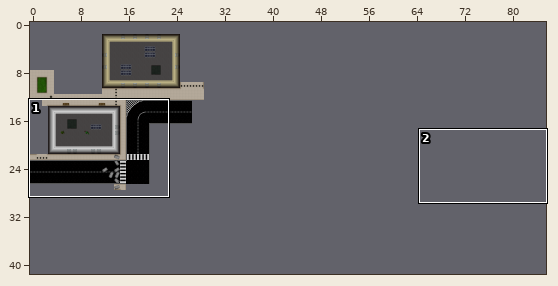
An edit to a level. Tiled map, Assets/maps/level1.tmx. The picture above shows the old version from afar; the outline marks the close-up.
Close-up. The starting point:
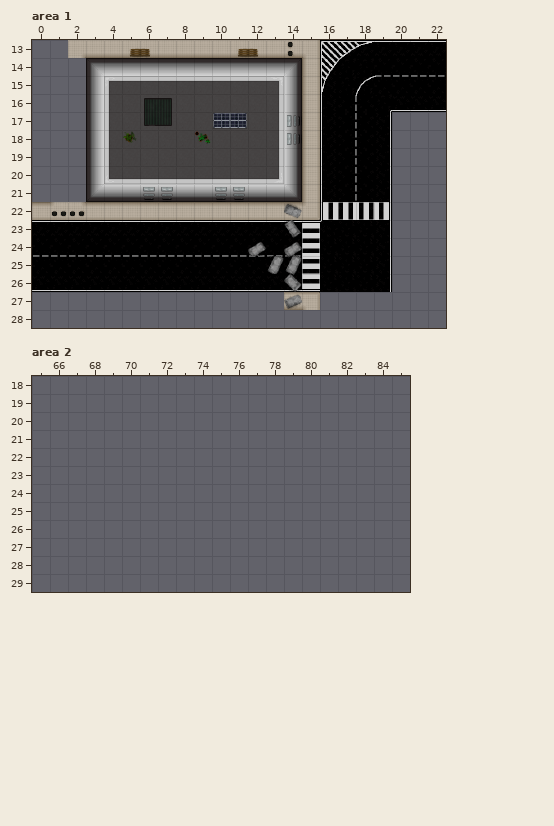
Cells are 32x32 px. Shown: area 1 x 0..22, y 13..28; area 2 x 65..85, y 18..29. The commit also changed other parts of the map, which this record leaves out. The old version is drawn lined up with the new one.
The result:
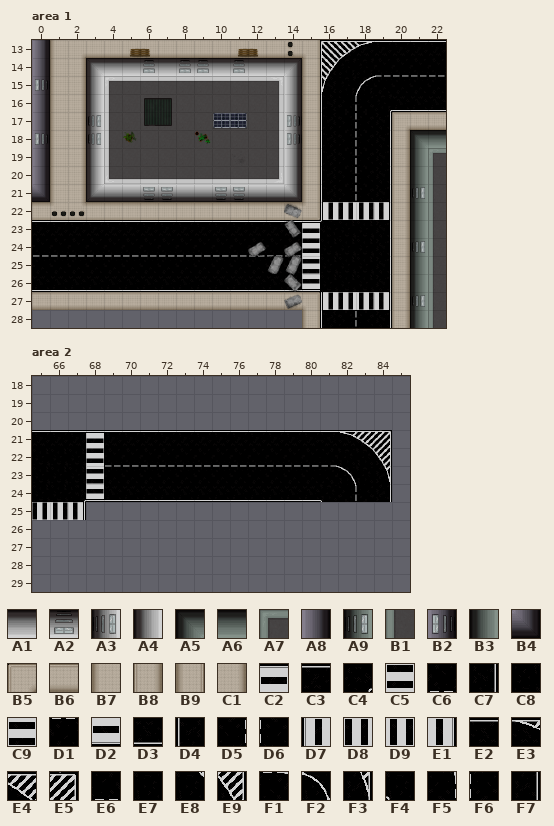
Key: from "buildings": A1 1, A2 2, A3 30, A4 45, A5 75, A6 76, A7 91, A8 99, A9 105, B1 106, B2 114, B3 120, B4 144; from "roads": B5 0, B6 1, B7 8, B8 10, B9 12, C1 15, C2 23, C3 24, C4 30, C5 33, C6 34, C7 40, C8 41, C9 43, D1 44, D2 53, D3 54, D4 60, D5 61, D6 62, D7 70, D8 71, D9 72, E1 73, E2 104, E3 105, E4 106, E5 107, E6 114, E7 115, E8 116, E9 117, F1 124, F2 125, F3 127, F4 134, F5 135, F6 136, F7 137.
__ is an empty cell.
Diff:
map size 75x50 -> 150x50 cells
Layer "Tile Layer 1", area 1:
The edit adds tile B5 in row 17 at x 20.
The edit adds tile B6 in row 17 at x 21 to 22; in row 27 at x 0 to 13.
The edit adds tile B7 in rows 13 to 21 at x 1.
The edit adds tile B8 in rows 18 to 28 at x 20.
The edit adds tile B9 in row 28 at x 15.
The edit adds tile C1 in rows 14 to 21 at x 2.
The edit adds tile C7 in row 28 at x 19.
The edit adds tile D4 in row 28 at x 16.
The edit adds tile D5 in row 28 at x 17.
The edit adds tile D6 in row 28 at x 18.
The edit adds tile D7 in row 27 at x 16.
The edit adds tile D8 in row 27 at x 17.
The edit adds tile D9 in row 27 at x 18.
The edit adds tile E1 in row 27 at x 19.
The author cleared tile A1 in row 14 at x 6, 8 to 9 and 11.
The author cleared tile A4 in rows 17 to 18 at x 3.
Layer "Collisions", area 1:
The edit adds tile A2 in row 14 at x 6, 8 to 9 and 11.
The edit adds tile A3 in rows 17 to 18 at x 3.
The edit adds tile A5 in row 18 at x 21.
The edit adds tile A6 in row 18 at x 22.
The edit adds tile A7 in row 19 at x 22.
The edit adds tile A8 in rows 13 to 14 at x 0; in rows 16 to 17 at x 0; in rows 19 to 20 at x 0.
The edit adds tile A9 in row 21 at x 21; in row 24 at x 21; in row 27 at x 21.
The edit adds tile B1 in rows 20 to 28 at x 22.
The edit adds tile B2 in row 15 at x 0; in row 18 at x 0.
The edit adds tile B3 in rows 19 to 20 at x 21; in rows 22 to 23 at x 21; in rows 25 to 26 at x 21; in row 28 at x 21.
The edit adds tile B4 in row 21 at x 0.
Layer "Tile Layer 1", area 2:
The edit adds tile C2 in row 21 at x 68.
The edit adds tile C3 in row 21 at x 65 to 67 and 69 to 80.
The edit adds tile C4 in row 24 at x 67.
The edit adds tile C5 in row 22 at x 68.
The edit adds tile C6 in row 22 at x 69 to 80.
The edit adds tile C8 in rows 22 to 23 at x 65 to 67; in row 24 at x 65 to 66.
The edit adds tile C9 in row 23 at x 68.
The edit adds tile D1 in row 23 at x 69 to 80.
The edit adds tile D2 in row 24 at x 68.
The edit adds tile D3 in row 24 at x 69 to 80.
The edit adds tile D8 in row 25 at x 65.
The edit adds tile D9 in row 25 at x 66.
The edit adds tile E1 in row 25 at x 67.
The edit adds tile E2 in row 21 at x 81.
The edit adds tile E3 in row 21 at x 82.
The edit adds tile E4 in row 21 at x 83.
The edit adds tile E5 in row 21 at x 84.
The edit adds tile E6 in row 22 at x 81.
The edit adds tile E7 in row 22 at x 82; in row 23 at x 83.
The edit adds tile E8 in row 22 at x 83.
The edit adds tile E9 in row 22 at x 84.
The edit adds tile F1 in row 23 at x 81.
The edit adds tile F2 in row 23 at x 82.
The edit adds tile F3 in row 23 at x 84.
The edit adds tile F4 in row 24 at x 81.
The edit adds tile F5 in row 24 at x 82.
The edit adds tile F6 in row 24 at x 83.
The edit adds tile F7 in row 24 at x 84.
Changed places in both close-ups, as pixel boxes (x1, y1, x2, y2):
changed: (32, 40, 101, 202)
changed: (143, 58, 155, 73)
changed: (179, 58, 209, 73)
changed: (233, 58, 245, 73)
added: (302, 112, 446, 328)
added: (32, 292, 284, 310)
added: (32, 430, 392, 520)
